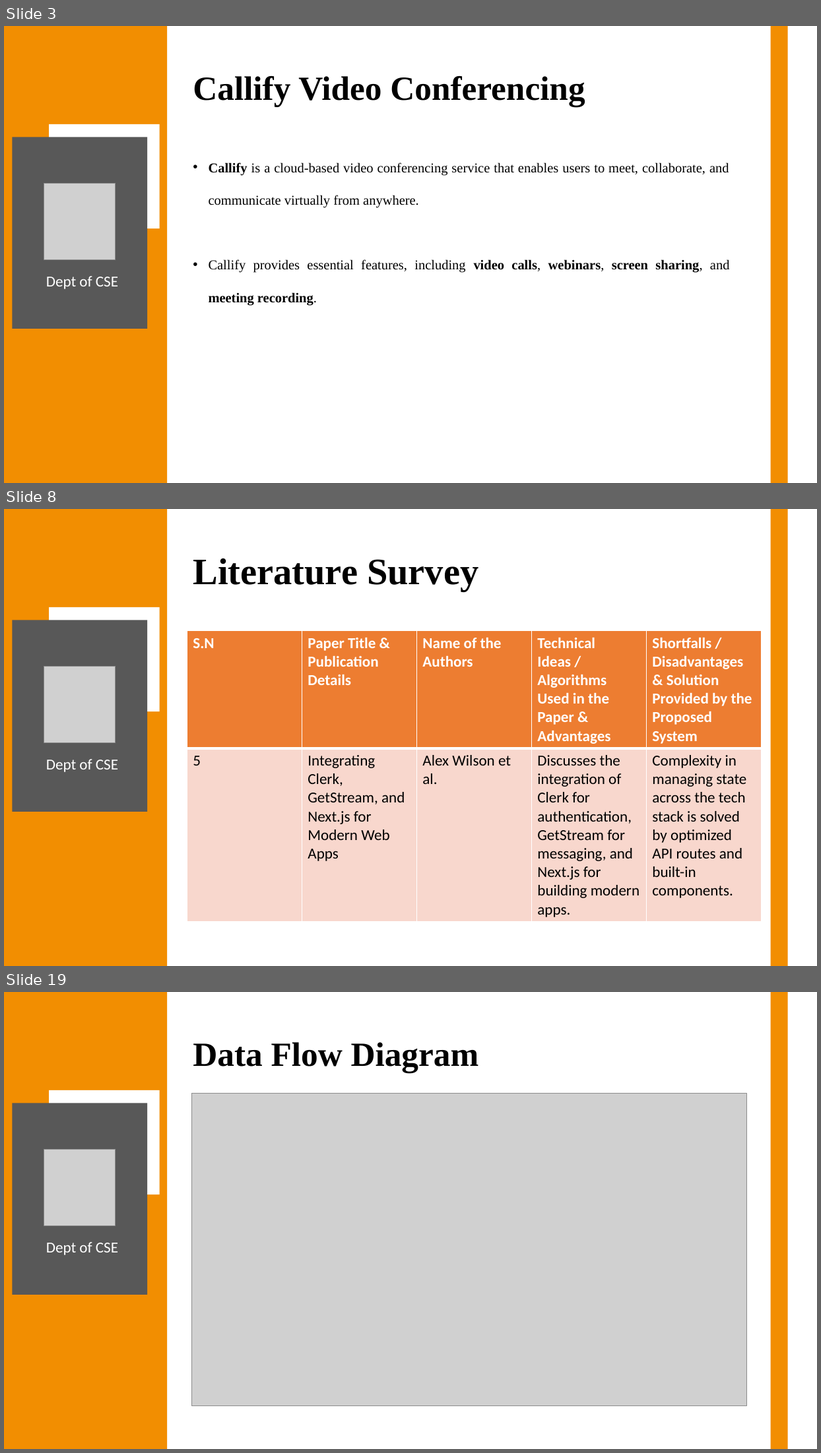
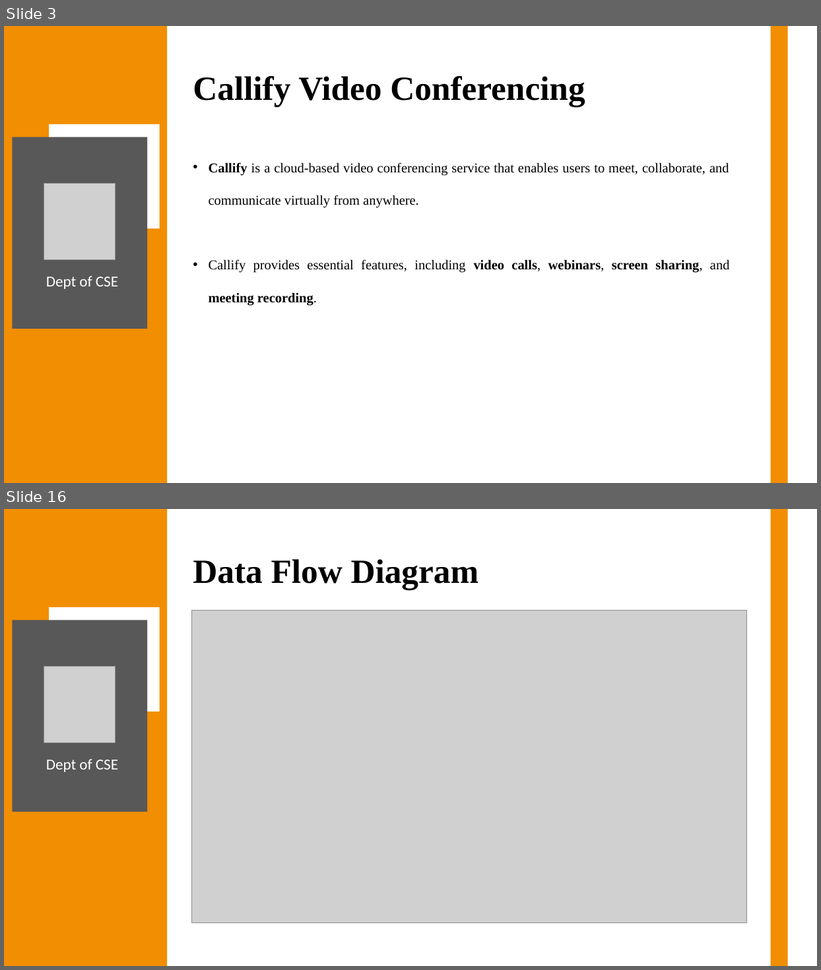
Before and after one commit to Anish202020/7th-Semester, a slide deck: Report & PPT/Project Work/Ppt/Callify Synopsis.pptx. Shown one above the other, each under a label of ours: slides 3, 8 and 19 before the commit, slides 3 and 16 after it; the slides between them are not shown. The pictures are 821x1453 and 821x970 pixels, drawn with LibreOffice and Linux fonts; fonts in the diff are those of the drawing; grey boxes stand for pictures. Boxes give left, top, right and bottom in pixels: in the first picture for what was removed or moved away, otherwise in the second. Text is boxed around its words. In the diff, an @@ line names an element or a change of style, - is before the commit and + after.

```diff
--- a/Report & PPT/Project Work/Ppt/Callify Synopsis.pptx
+++ b/Report & PPT/Project Work/Ppt/Callify Synopsis.pptx
@@ slide 8 removed at [4, 509, 817, 966], background #FFFFFF @@
@@ rectangle removed at [4, 509, 167, 966] @@
@@ rectangle removed at [771, 509, 788, 966] @@
@@ title removed at [193, 559, 479, 591] @@
-Literature Survey
@@ rectangle removed at [49, 607, 160, 712] @@
@@ rectangle removed at [12, 620, 147, 812] @@
@@ table removed at [187, 631, 760, 920], 2 rows, 5 columns @@
-S.N | Paper Title & Publication Details | Name of the Authors | Technical Ideas / Algorithms Used in the Paper & Advantages | Shortfalls / Disadvantages & Solution Provided by the Proposed System
-5 | Integrating Clerk, GetStream, and Next.js for Modern Web Apps | Alex Wilson et al. | Discusses the integration of Clerk for authentication, GetStream for messaging, and Next.js for building modern apps. | Complexity in managing state across the tech stack is solved by optimized API routes and built-in components.
@@ picture removed at [44, 666, 116, 743] @@
@@ text removed at [46, 759, 118, 772] @@
-Dept of CSE
@@ what was slide 19 is now slide 16 @@
```
Also in this commit, not shown: 14 slides changed, 4 other slides removed.
